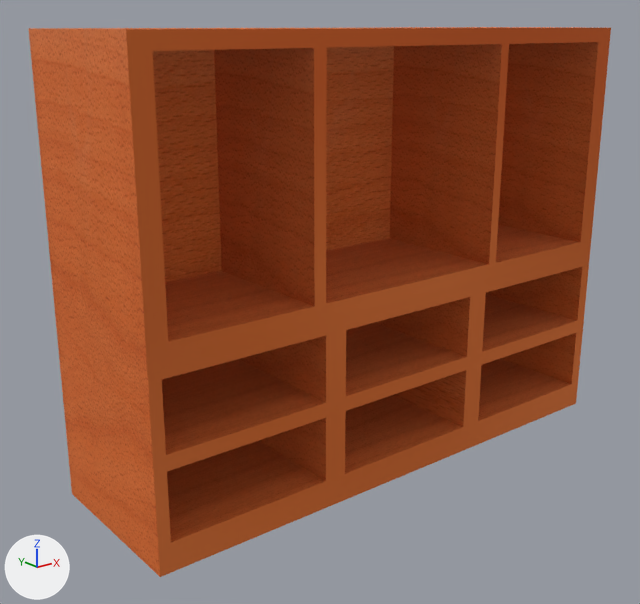
One commit to the OBJ model ProyectoFinal/ProyectoFinal/Models/TV furniture/Furniture.obj: the scene before it, then after it.
One viewpoint serves both versions: a camera (50 mm lens) standing at (-6.23, -7.26, 4.72) and looking at (-0.41, 0.01, 1.81). Arrows for +X, +Y and +Z are at lower left; the lights stay in place. Where no turn or scale is listed for an object, it has been applied to the vertices.

Names of what the first picture shows: 'Furniture'.
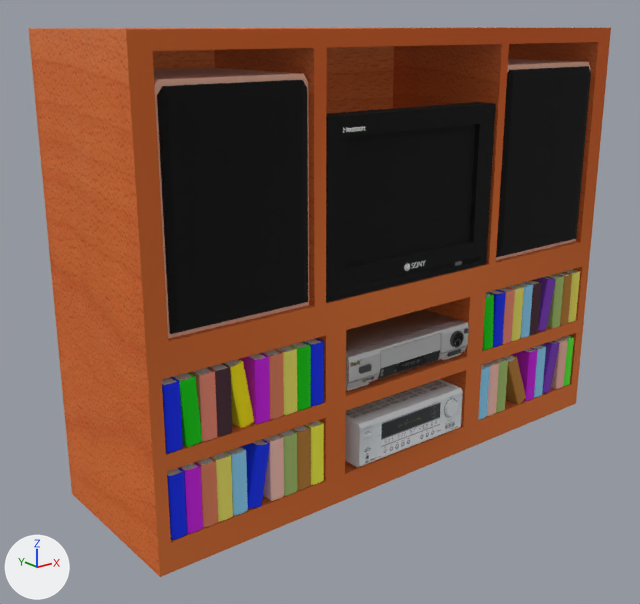
Where the change shows, as pixel boxes [x1, y1, x2, y2] in the pictures (640 x 604 px):
part 1 of me_furniture, added (black): after [154, 59, 591, 540]

The change, as a diff of the scene's bpy script:
```diff
--- a/ProyectoFinal/ProyectoFinal/Models/TV furniture/Furniture.obj.py
+++ b/ProyectoFinal/ProyectoFinal/Models/TV furniture/Furniture.obj.py
@@ img_rgb_jpg @@
+img_rgb_jpg = load_image('rgb.jpg', 'rgb.jpg', 1024, 1024, 'sRGB')
@@ img_negro_png @@
+img_negro_png = load_image('negro.png', 'negro.png', 512, 512, 'sRGB')
@@ img_typemesh2sg_basecolor_png @@
+img_typemesh2sg_basecolor_png = load_image('typeMesh2SG_baseColor.png', 'typeMesh2SG_baseColor.png', 4096, 4096, 'sRGB')
@@ img_typemesh2sg_normal_png @@
+img_typemesh2sg_normal_png = load_image('typeMesh2SG_normal.png', 'typeMesh2SG_normal.png', 4096, 4096, 'sRGB')
@@ img_paleta_png @@
+img_paleta_png = load_image('Paleta.png', 'Paleta.png', 256, 256, 'sRGB')
@@ img_base_speak_png @@
+img_base_speak_png = load_image('Base_Speak.png', 'Base_Speak.png', 512, 512, 'sRGB')
@@ img_blanco_png @@
+img_blanco_png = load_image('blanco.png', 'blanco.png', 512, 512, 'sRGB')
@@ img_gris_png @@
+img_gris_png = load_image('gris.png', 'gris.png', 512, 512, 'sRGB')
@@ mat_receiver_receiver @@
+mat_receiver_receiver = principled_material('receiver:receiver')
+mat_receiver_receiver.texture = img_rgb_jpg
+mat_receiver_receiver.roughness = 0.368
@@ mat_lambert6sg @@
+mat_lambert6sg = principled_material('lambert6SG')
+mat_lambert6sg.texture = img_negro_png
+mat_lambert6sg.roughness = 1.0
@@ mat_scene_mat_0 @@
+mat_scene_mat_0 = bpy.data.materials.new('scene:Mat_0')
+# uses the picture img_typemesh2sg_basecolor_png
+# uses the picture img_typemesh2sg_normal_png
@@ mat_initialshadinggroup @@
+mat_initialshadinggroup = principled_material('initialShadingGroup')
+mat_initialshadinggroup.base_color = (0.5, 0.5, 0.5)  # grey #bcbcbc
+mat_initialshadinggroup.roughness = 1.0
@@ mat_lambert3sg @@
+mat_lambert3sg = principled_material('lambert3SG')
+mat_lambert3sg.texture = img_paleta_png
+mat_lambert3sg.roughness = 1.0
@@ mat_lambert13sg @@
+mat_lambert13sg = principled_material('lambert13SG')
+mat_lambert13sg.texture = img_base_speak_png
+mat_lambert13sg.roughness = 1.0
@@ mat_lambert7sg @@
+mat_lambert7sg = principled_material('lambert7SG')
+mat_lambert7sg.texture = img_blanco_png
+mat_lambert7sg.roughness = 1.0
@@ mat_lambert8sg @@
+mat_lambert8sg = principled_material('lambert8SG')
+mat_lambert8sg.texture = img_gris_png
+mat_lambert8sg.roughness = 1.0
@@ me_furniture @@
 # used by ob_furniture; location = (0.0, 0.0, 0.0)
-me_furniture.from_pydata(...)  # 82 vertices, 55 faces; spans x -3.05..3.06, y -1.01..0.89, z -0.01..4.69
+me_furniture.from_pydata(...)  # 10512 vertices, 20100 faces; spans x -3.05..3.06, y -1.1..0.89, z -0.01..4.69
+# me_furniture part 1: 10430 vertices added at x -2.91..2.92, y -1.1..0.59, z 0.29..4.31
 me_furniture.materials.append(mat_lambert2sg)
+me_furniture.materials.append(mat_lambert3sg)  # picture img_paleta_png
+me_furniture.materials.append(mat_initialshadinggroup)  # grey #bcbcbc
+me_furniture.materials.append(mat_lambert6sg)  # picture img_negro_png
+me_furniture.materials.append(mat_lambert13sg)  # picture img_base_speak_png
+me_furniture.materials.append(mat_lambert8sg)  # picture img_gris_png
+me_furniture.materials.append(mat_lambert7sg)  # picture img_blanco_png
+me_furniture.materials.append(mat_receiver_receiver)  # picture img_rgb_jpg
+me_furniture.materials.append(mat_scene_mat_0)
```
